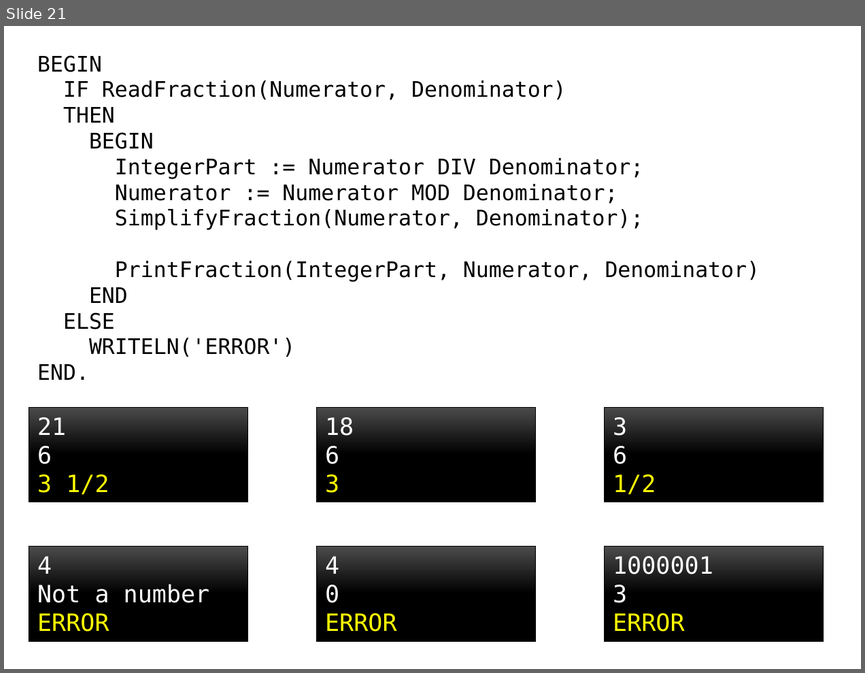
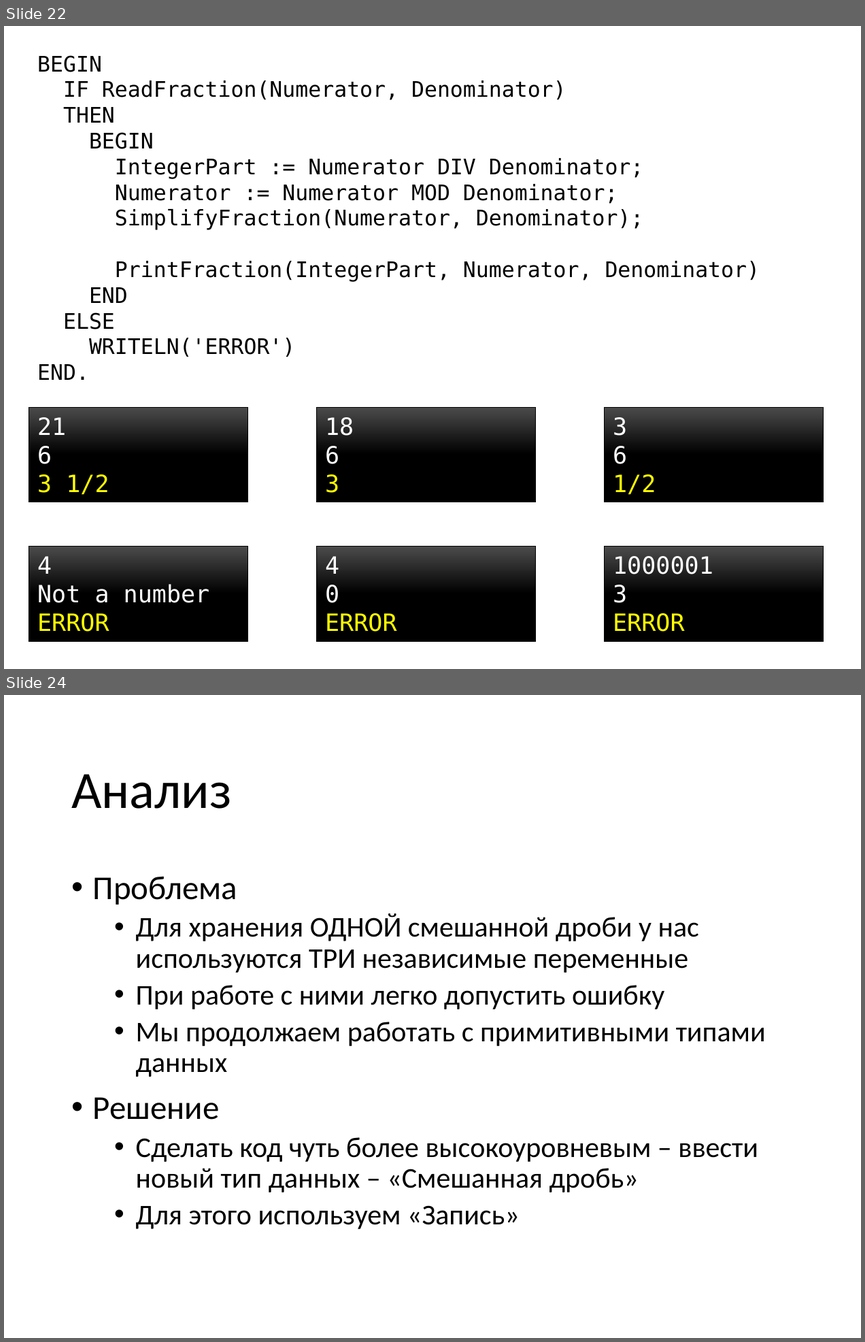
Before and after one commit to alexey-malov/fraction, a slide deck: Explanation.pptx. Shown one above the other, each under a label of ours: slide 21 before the commit, slides 22 and 24 after it; the slides between them are not shown. The pictures are 865x673 and 865x1342 pixels, drawn with LibreOffice and Linux fonts; fonts in the diff are those of the drawing. Boxes give left, top, right and bottom in pixels: in the first picture for what was removed or moved away, otherwise in the second. Text is boxed around its words. In the diff, an @@ line names an element or a change of style, - is before the commit and + after.

```diff
--- a/Explanation.pptx
+++ b/Explanation.pptx
@@ slide 24 added at <box>4,695,861,1338</box>, background #FFFFFF @@
@@ title added at <box>71,774,232,809</box>, 44 pt, text #000000 @@
+Анализ
@@ text added at <box>93,876,766,1229</box>, 24 pt, text #000000 @@
+• Проблема
+  • Для хранения ОДНОЙ смешанной дроби у нас используются ТРИ независимые переменные
+  • При работе с ними легко допустить ошибку
+  • Мы продолжаем работать с примитивными типами данных
+• Решение
+  • Сделать код чуть более высокоуровневым – ввести новый тип данных – «Смешанная дробь»
+  • Для этого используем «Запись»
@@ what was slide 21 is now slide 22 @@
```
Also in this commit, not shown: 5 slides changed, 5 other slides added.
